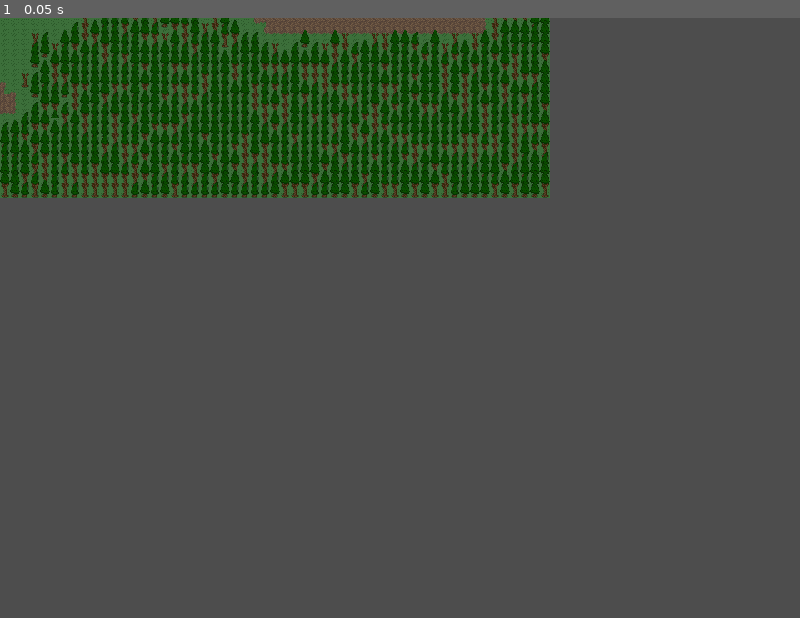
Above: before the commit, frame 1.
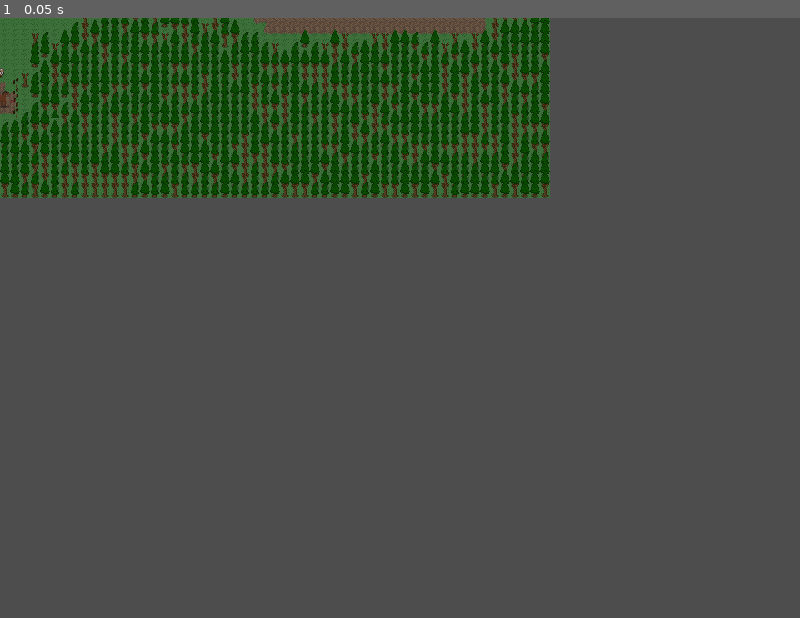
Above: after the commit, the same moment.

Repository: 123outerme/Shards-of-Grandeur
Game: Godot game, scene res://Prefabs/Maps/AllyTown.tscn
Same seed, same stepped clock (60 frames per second), same inputs: the game is played once before the commit and once after it. This scene is started directly instead of the project's main scene.
Inputs:
- Up to frame 1 (0.05 s): no input

The runs differ from the first frame. In frame 1, less than 0.1% of the frame differs, in the area x 0-3%, y 8-17%.

Commit message:
Adding npcs to ally town; fix talk NPCs clashing

Diff:
--- a/Graphics/Test16Tileset.tres
+++ b/Graphics/Test16Tileset.tres
@@ -7,6 +7,7 @@
 [ext_resource type="Texture2D" uid="uid://620vbqhhscpi" path="res://Graphics/terrain/mountain_clay.png" id="5_eta4d"]
 [ext_resource type="Texture2D" uid="uid://dpnk48qm8yxu4" path="res://Graphics/terrain/house_interior.png" id="6_e31d7"]
 [ext_resource type="Texture2D" uid="uid://bpngpc2vha4ty" path="res://Graphics/structures/well.png" id="6_vdnut"]
+[ext_resource type="Texture2D" uid="uid://ccd5rwe06rllp" path="res://Graphics/structures/horse_hitches.png" id="8_he8v6"]
 
 [sub_resource type="NavigationPolygon" id="NavigationPolygon_67n43"]
 vertices = PackedVector2Array(-8, -8, 8, -8, 8, 8, -8, 8)
@@ -46,7 +47,7 @@
 2:1/0 = 0
 2:1/0/physics_layer_0/linear_velocity = Vector2(0, 0)
 2:1/0/physics_layer_0/angular_velocity = 0.0
-2:1/0/physics_layer_0/polygon_0/points = PackedVector2Array(-8, -1, 8, -1, 8, 8, -8, 8)
+2:1/0/physics_layer_0/polygon_0/points = PackedVector2Array(-8, -5, 8, -5, 8, 8, -8, 8)
 
 [sub_resource type="TileSetAtlasSource" id="TileSetAtlasSource_5ulgi"]
 texture = ExtResource("3_wb8jg")
@@ -302,6 +303,17 @@
 1:2/2/physics_layer_0/angular_velocity = 0.0
 1:2/2/physics_layer_0/polygon_0/points = PackedVector2Array(7, -8, 8, -8, 8, 8, 7, 8)
 
+[sub_resource type="TileSetAtlasSource" id="TileSetAtlasSource_mmpe5"]
+texture = ExtResource("8_he8v6")
+0:0/0 = 0
+0:0/0/physics_layer_0/linear_velocity = Vector2(0, 0)
+0:0/0/physics_layer_0/angular_velocity = 0.0
+0:0/0/physics_layer_0/polygon_0/points = PackedVector2Array(-7, -5, -4, -8, 3, -8, 6, -5, 6, 7, -7, 7)
+0:1/0 = 0
+0:1/0/physics_layer_0/linear_velocity = Vector2(0, 0)
+0:1/0/physics_layer_0/angular_velocity = 0.0
+0:1/0/physics_layer_0/polygon_0/points = PackedVector2Array(-7, -5, -4, -8, 3, -8, 6, -5, 6, 7, -7, 7)
+
 [resource]
 physics_layer_0/collision_layer = 1
 terrain_set_0/mode = 1
@@ -315,3 +327,4 @@
 sources/4 = SubResource("TileSetAtlasSource_c7tua")
 sources/6 = SubResource("TileSetAtlasSource_e4nce")
 sources/5 = SubResource("TileSetAtlasSource_yfpha")
+sources/8 = SubResource("TileSetAtlasSource_mmpe5")
--- a/Prefabs/Entities/NPC.tscn
+++ b/Prefabs/Entities/NPC.tscn
@@ -6,10 +6,10 @@
 [sub_resource type="SpriteFrames" id="SpriteFrames_518hb"]
 
 [sub_resource type="RectangleShape2D" id="RectangleShape2D_jblse"]
-size = Vector2(16, 16)
+size = Vector2(15.5, 13)
 
 [sub_resource type="RectangleShape2D" id="RectangleShape2D_ycftu"]
-size = Vector2(24, 24)
+size = Vector2(24, 22)
 
 [sub_resource type="RectangleShape2D" id="RectangleShape2D_wk2vr"]
 size = Vector2(32, 32)
--- a/Prefabs/Maps/AllyTown.tscn
+++ b/Prefabs/Maps/AllyTown.tscn
@@ -1,7 +1,50 @@
-[gd_scene load_steps=3 format=3 uid="uid://b00sfqpi5yyqq"]
+[gd_scene load_steps=14 format=3 uid="uid://b00sfqpi5yyqq"]
 
 [ext_resource type="Script" path="res://Scripts/MapScript.gd" id="1_elkrg"]
 [ext_resource type="TileSet" uid="uid://ccf5vxiigjqru" path="res://Graphics/Test16Tileset.tres" id="2_y2vlw"]
+[ext_resource type="PackedScene" uid="uid://bsalesakrx8yy" path="res://Prefabs/Entities/NPC.tscn" id="3_csvla"]
+[ext_resource type="Texture2D" uid="uid://ugso6yyiq538" path="res://Graphics/structures/signpost.png" id="4_i6xd5"]
+[ext_resource type="SpriteFrames" uid="uid://dykq3bxn7ynyp" path="res://Graphics/animations/a_horse_cart.tres" id="5_4cu53"]
+[ext_resource type="SpriteFrames" uid="uid://dpv5h88cccjko" path="res://Graphics/animations/a_dr_hudson.tres" id="6_sh5p0"]
+
+[sub_resource type="AtlasTexture" id="AtlasTexture_d7wn6"]
+atlas = ExtResource("4_i6xd5")
+region = Rect2(0, 0, 16, 16)
+
+[sub_resource type="AtlasTexture" id="AtlasTexture_2lqp7"]
+atlas = ExtResource("4_i6xd5")
+region = Rect2(0, 0, 16, 16)
+
+[sub_resource type="SpriteFrames" id="SpriteFrames_6ltjv"]
+animations = [{
+"frames": [{
+"duration": 1.0,
+"texture": SubResource("AtlasTexture_d7wn6")
+}],
+"loop": true,
+"name": &"stand",
+"speed": 5.0
+}, {
+"frames": [{
+"duration": 1.0,
+"texture": SubResource("AtlasTexture_2lqp7")
+}],
+"loop": true,
+"name": &"talk",
+"speed": 5.0
+}]
+
+[sub_resource type="RectangleShape2D" id="RectangleShape2D_f7yce"]
+size = Vector2(16, 6)
+
+[sub_resource type="RectangleShape2D" id="RectangleShape2D_j24gd"]
+size = Vector2(24, 14)
+
+[sub_resource type="RectangleShape2D" id="RectangleShape2D_47d3y"]
+size = Vector2(64, 14)
+
+[sub_resource type="RectangleShape2D" id="RectangleShape2D_8ekot"]
+size = Vector2(34, 32)
 
 [node name="OverworldMap" type="Node2D"]
 script = ExtResource("1_elkrg")
@@ -19,7 +62,7 @@
 layer_1/y_sort_enabled = true
 layer_1/y_sort_origin = 0
 layer_1/z_index = -10
-layer_1/tile_data = PackedInt32Array(-1376287, 65537, 1, -13 …(58582 unchanged characters)… , 1, 196649, 131073, 1, 196650, 65537, 1)
+layer_1/tile_data = PackedInt32Array(-1376287, 65537, 1, -13 …(58582 unchanged characters)… , 1, 196649, 131073, 1, 196650, 65537, 1, 458753, 8, 0, 524289, 8, 1, 589825, 8, 0, 393217, 8, 0)
 layer_2/name = "Foreground"
 layer_2/enabled = true
 layer_2/modulate = Color(1, 1, 1, 1)
@@ -34,3 +77,90 @@
 layer_3/y_sort_origin = 0
 layer_3/z_index = 1
 layer_3/tile_data = PackedInt32Array(393161, 65539, 65537, 458697, 65539, 65537, 524233, 65539, 65537, 589769, 65539, 65537, 655305, 65539, 65537, 720841, 65539, 65537, 327625, 65539, 65537)
+
+[node name="Signpost" parent="TileMap" instance=ExtResource("3_csvla")]
+position = Vector2(-256, 80)
+displayName = "Sign"
+anyActDialogue = Array[String](["Welcome To Ally Town
+We're Glad To Have Your Company!"])
+facesPlayer = false
+
+[node name="NPCSprite" parent="TileMap/Signpost" index="0"]
+sprite_frames = SubResource("SpriteFrames_6ltjv")
+animation = &"stand"
+
+[node name="ColliderShape" parent="TileMap/Signpost" index="1"]
+position = Vector2(0, 5)
+shape = SubResource("RectangleShape2D_f7yce")
+
+[node name="NavAgent" parent="TileMap/Signpost" index="2"]
+disableMovement = true
+
+[node name="TalkAreaShape" parent="TileMap/Signpost/TalkArea" index="0"]
+position = Vector2(0, 5)
+shape = SubResource("RectangleShape2D_j24gd")
+debug_color = Color(0, 0.6, 0.701961, 0)
+
+[node name="MoveTrigger" parent="TileMap/Signpost" index="4"]
+visible = false
+
+[node name="MoveTriggerShape" parent="TileMap/Signpost/MoveTrigger" index="0"]
+debug_color = Color(0, 0.6, 0.701961, 0)
+
+[node name="HorseCart" parent="TileMap" instance=ExtResource("3_csvla")]
+position = Vector2(-16, 128)
+displayName = "Horse"
+saveName = "horse_cart_allytown"
+anyActDialogue = Array[String](["Neigh!"])
+facesPlayer = false
+
+[node name="NPCSprite" parent="TileMap/HorseCart" index="0"]
+sprite_frames = ExtResource("5_4cu53")
+animation = &"stand"
+
+[node name="ColliderShape" parent="TileMap/HorseCart" index="1"]
+position = Vector2(0, 9)
+shape = SubResource("RectangleShape2D_47d3y")
+debug_color = Color(0, 0.6, 0.701961, 0)
+
+[node name="NavAgent" parent="TileMap/HorseCart" index="2"]
+disableMovement = true
+
+[node name="TalkAreaShape" parent="TileMap/HorseCart/TalkArea" index="0"]
+position = Vector2(18, 8)
+shape = SubResource("RectangleShape2D_8ekot")
+debug_color = Color(0, 0.6, 0.701961, 0)
+
+[node name="MoveTrigger" parent="TileMap/HorseCart" index="4"]
+visible = false
+
+[node name="MoveTriggerShape" parent="TileMap/HorseCart/MoveTrigger" index="0"]
+debug_color = Color(0, 0.6, 0.701961, 0)
+
+[node name="DrHudson" parent="TileMap" instance=ExtResource("3_csvla")]
+position = Vector2(0, 88)
+displayName = "Dr. Hudson"
+saveName = "dr_hudson_allytown"
+act0Dialogue = Array[String](["Ask around, you might find an armorer in these parts! The people of Ally Town are very hospitable. Capital City said they were happy to host us on our quest."])
+
+[node name="NPCSprite" parent="TileMap/DrHudson" index="0"]
+sprite_frames = ExtResource("6_sh5p0")
+animation = &"stand"
+
+[node name="ColliderShape" parent="TileMap/DrHudson" index="1"]
+position = Vector2(0, 4.5)
+debug_color = Color(0, 0.6, 0.701961, 0)
+
+[node name="TalkAreaShape" parent="TileMap/DrHudson/TalkArea" index="0"]
+position = Vector2(0, 4)
+debug_color = Color(0, 0.6, 0.701961, 0)
+
+[node name="MoveTrigger" parent="TileMap/DrHudson" index="4"]
+visible = false
+
+[node name="MoveTriggerShape" parent="TileMap/DrHudson/MoveTrigger" index="0"]
+debug_color = Color(0, 0.6, 0.701961, 0)
+
+[editable path="TileMap/Signpost"]
+[editable path="TileMap/HorseCart"]
+[editable path="TileMap/DrHudson"]
--- a/Prefabs/Maps/IntroMap.tscn
+++ b/Prefabs/Maps/IntroMap.tscn
@@ -18,6 +18,9 @@
 [ext_resource type="Script" path="res://Scripts/Inventory/PickedUpItem.gd" id="16_3uh5k"]
 [ext_resource type="Resource" uid="uid://esbe7p26orvx" path="res://GameData/Items/Weapon/standard_issue_sword.tres" id="16_mxmsh"]
 [ext_resource type="PackedScene" uid="uid://chlspogptwc4e" path="res://Prefabs/Overworld/CutscenePlayer.tscn" id="18_dpgom"]
+
+[sub_resource type="RectangleShape2D" id="RectangleShape2D_3ntff"]
+size = Vector2(15, 14)
 
 [sub_resource type="RectangleShape2D" id="RectangleShape2D_erjr7"]
 size = Vector2(64, 32)
@@ -100,10 +103,16 @@
 animation = &"stand"
 
 [node name="ColliderShape" parent="TileMap/DrHudson" index="1"]
+position = Vector2(0, 6)
+shape = SubResource("RectangleShape2D_3ntff")
 debug_color = Color(0, 0.6, 0.701961, 0)
 
 [node name="TalkAreaShape" parent="TileMap/DrHudson/TalkArea" index="0"]
+position = Vector2(0, 6)
 debug_color = Color(0, 0.6, 0.701961, 0)
+
+[node name="MoveTrigger" parent="TileMap/DrHudson" index="4"]
+visible = false
 
 [node name="MoveTriggerShape" parent="TileMap/DrHudson/MoveTrigger" index="0"]
 debug_color = Color(0, 0.6, 0.701961, 0)
@@ -113,6 +122,7 @@
 displayName = "Horse"
 saveName = "horse_cart_intro"
 anyActDialogue = Array[String](["Neigh!"])
+facesPlayer = false
 
 [node name="NPCSprite" parent="TileMap/HorseCart" index="0"]
 sprite_frames = ExtResource("4_haxgc")
@@ -125,6 +135,9 @@
 [node name="TalkAreaShape" parent="TileMap/HorseCart/TalkArea" index="0"]
 shape = SubResource("RectangleShape2D_jasx5")
 debug_color = Color(0, 0.6, 0.701961, 0)
+
+[node name="MoveTrigger" parent="TileMap/HorseCart" index="4"]
+visible = false
 
 [node name="MoveTriggerShape" parent="TileMap/HorseCart/MoveTrigger" index="0"]
 debug_color = Color(0, 0.6, 0.701961, 0)
--- a/Scripts/NPCs/NPCscript.gd
+++ b/Scripts/NPCs/NPCscript.gd
@@ -16,6 +16,7 @@
 @export_multiline var act3Dialogue: Array[String]
 @export_multiline var act4Dialogue: Array[String]
 @export_multiline var anyActDialogue: Array[String]
+@export var facesPlayer: bool = true
 var stdDialogue: Dictionary
 
 @export_category("NPC Quests")
@@ -51,6 +52,8 @@
 	player = PlayerFinder.player
 
 func save_data(save_path):
+	if saveName == '':
+		return
 	data.saveName = saveName
 	data.flipH = npcSprite.flip_h
 	data.position = position
@@ -63,6 +66,8 @@
 func load_data(save_path):
 	data = NPCData.new()
 	data.saveName = saveName
+	if saveName == '':
+		return
 	var newData = data.load_data(save_path + npcsDir)
 	if newData != null:
 		data = newData
@@ -92,7 +97,8 @@
 
 func _on_talk_area_area_exited(area):
 	if area.name == "PlayerEventCollider":
-		player.set_talk_npc(null)
+		if player.talkNPC == self:
+			player.set_talk_npc(null)
 		if len(data.dialogueItems) == 0: # if dialogue is over when the player leaves
 			data.previousDisableMove = false # ensure movement is unpaused no matter what
 			unpause_movement()
@@ -165,7 +171,8 @@
 	NavAgent.disableMovement = data.previousDisableMove # unpause if previously was unpaused
 
 func face_player():
-	face_horiz(player.position.x - position.x)
+	if facesPlayer:
+		face_horiz(player.position.x - position.x)
 
 func play_animation(animation: String):
 	npcSprite.play(animation)
--- a/Scripts/Player/PlayerController.gd
+++ b/Scripts/Player/PlayerController.gd
@@ -110,8 +110,10 @@
 
 func face_horiz(xDirection: int):
 	if xDirection > 0:
+		facingLeft = false
 		sprite.flip_h = false
 	if xDirection < 0:
+		facingLeft = true
 		sprite.flip_h = true
 
 func advance_dialogue(canStart: bool = true):
@@ -127,6 +129,7 @@
 				SceneLoader.unpauseExcludedMover = talkNPC
 				set_talk_btns_vis(false)
 				textBox.set_textbox_text(dialogueText, talkNPC.displayName)
+				face_horiz(talkNPC.position.x - position.x)
 			else: # this is continuing the dialogue
 				textBox.advance_textbox(dialogueText)
 		else:
Not shown: 1 places in Graphics/Test16Tileset.tres that only renumber resources
Binary file added: Graphics/structures/horse_hitches.png
Not shown, added: Graphics/structures/horse_hitches.png.import
Binary file added: Graphics/structures/signpost.png
Not shown, added: Graphics/structures/signpost.png.import
Not shown: 1 places in Prefabs/Maps/IntroMap.tscn that only renumber resources
